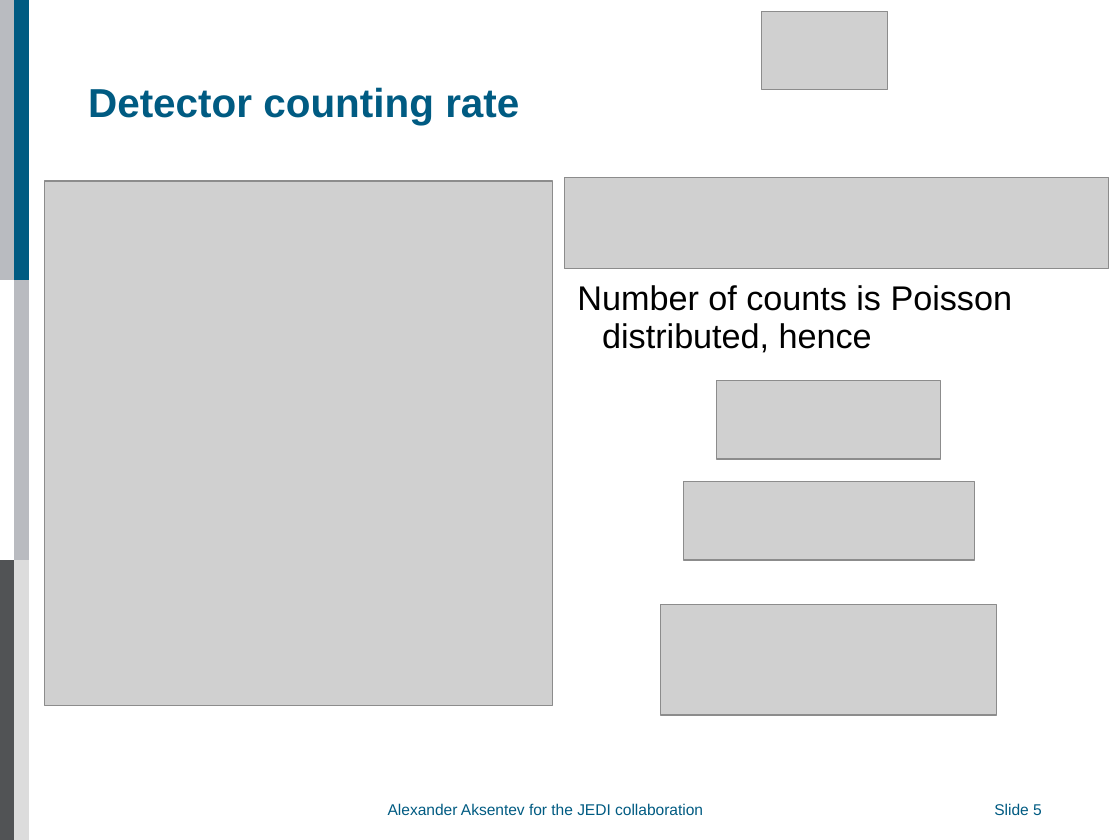
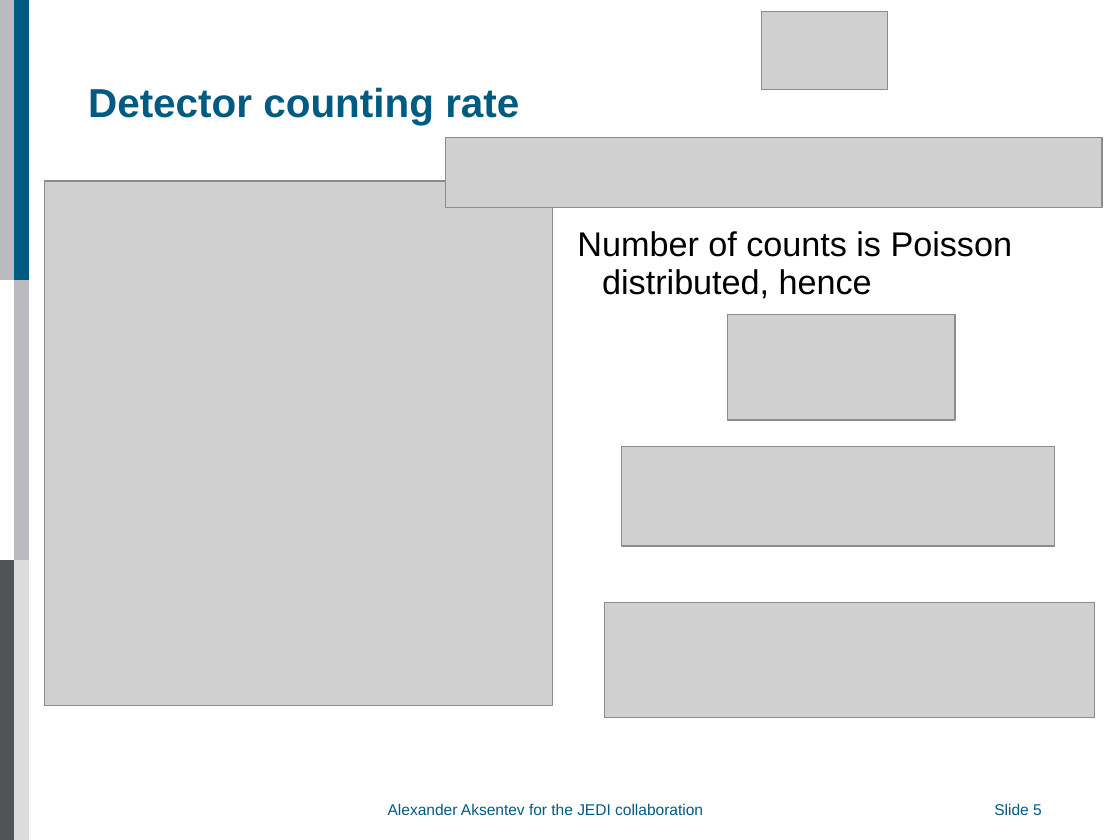
Before and after one commit to AlexAksentyev/EDM, a slide deck: slide 5 of Reports/DPG/DPG_proto.ppt. Drawn at 1120x840 pixels with LibreOffice and Linux fonts; fonts in the diff are those of the drawing; grey boxes stand for pictures; background and template pictures are left out. Boxes give left, top, right and bottom in pixels: in the first picture for what was removed or moved away, otherwise in the second. Text is boxed around its words. In the diff, an @@ line names an element or a change of style, - is before the commit and + after.

```diff
--- a/Reports/DPG/DPG_proto.ppt
+++ b/Reports/DPG/DPG_proto.ppt
@@ picture: place and size @@
-picture at box(564, 177, 1109, 269)
+picture at box(446, 138, 1102, 208)
@@ text "Number of counts is Poisson ...": place and size @@
-text "Number of counts is Poisson ..." at box(577, 285, 1013, 353)
+text "Number of counts is Poisson ..." at box(577, 231, 1013, 299)
@@ picture: place and size @@
-picture at box(717, 381, 941, 459)
+picture at box(728, 315, 955, 420)
@@ picture: place and size @@
-picture at box(683, 482, 974, 560)
+picture at box(622, 447, 1055, 547)
@@ picture: place and size @@
-picture at box(661, 605, 997, 715)
+picture at box(604, 603, 1094, 718)
```
Also in this commit, not shown: 7 other slides changed, 7 other files.
